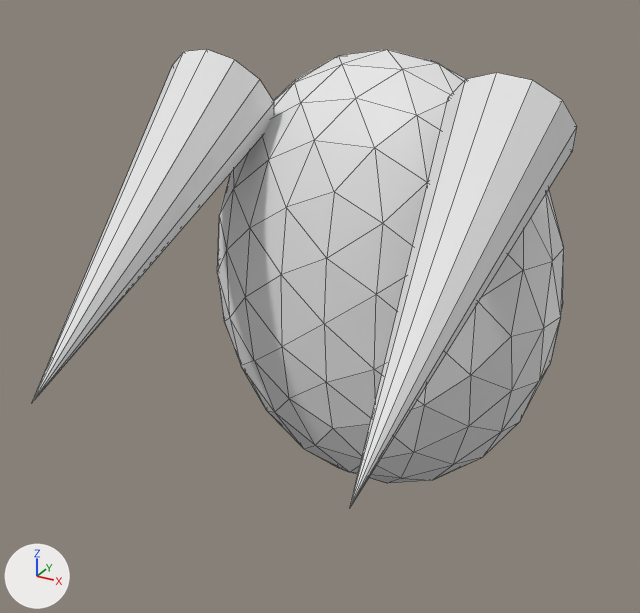
Before and after pictures for a commit that changed the glTF model assets/models/enemies/oni_mask_run.glb.
The view is the same before and after, from a 50 mm camera at (0.226, -0.513, 0.219) aimed at (-0.007, -0.089, 0.007). The lights are fixed; the arrows at lower left show +X, +Y and +Z. The first picture is the older version. Mesh edges are drawn as thin lines. Where no turn or scale is listed for an object, it has been applied to the vertices.

Before the edit, the objects in view are built like this:
```python
me_geometry_0 = bpy.data.meshes.new('geometry_0')
me_geometry_0.from_pydata(...)  # 190 vertices, 368 faces; spans x -0.125..0.125, y -0.24..0.057, z -0.147..0.149
ob_geometry_0 = bpy.data.objects.new('geometry_0', me_geometry_0)
ob_geometry_0.location = (0.0, 0.0, 0.0)
```
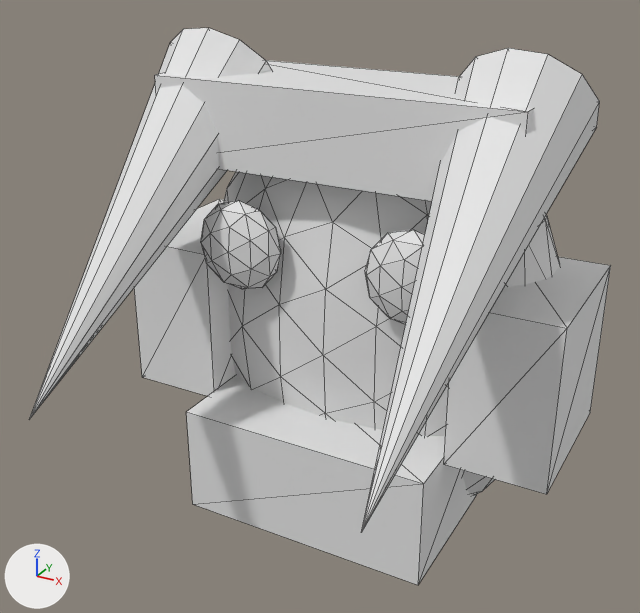
What changed in the scene script:
```text
Change me_geometry_0:
    used by ob_geometry_0; location = (0.0, 0.0, 0.0)
    remove me_geometry_0.from_pydata(...)  # 190 vertices, 368 faces; spans x -0.125..0.125, y -0.24..0.057, z -0.147..0.149
    add me_geometry_0.from_pydata(...)  # 346 vertices, 636 faces; spans x -0.14..0.14, y -0.239..0.048, z -0.171..0.16
    me_geometry_0 part 1: a new loose piece, an icosphere of 320 faces spanning x -0.123..0.123, y -0.098..0.048, z -0.171..0.131
    me_geometry_0 part 2: a new loose piece, an icosphere of 80 faces spanning x -0.083..-0.027, y -0.113..-0.087, z 0.012..0.068
    me_geometry_0 part 3: a new loose piece, an icosphere of 80 faces spanning x 0.027..0.083, y -0.113..-0.087, z 0.012..0.068
    me_geometry_0 part 4: the loose piece of 14 vertices spanning x -0.125..-0.055, y -0.24..-0.04, z -0.006..0.149 is multiplied about its middle by the matrix ((1.089, -0.033, 0.047), (0.035, 1.088, -0.056), (-0.045, 0.058, 1.088)), then moved by (-0.005, 0.006, 0.001)
    me_geometry_0 part 5: the loose piece of 14 vertices spanning x 0.055..0.125, y -0.24..-0.04, z -0.006..0.149 is multiplied about its middle by the matrix ((1.089, 0.033, -0.047), (-0.035, 1.088, -0.056), (0.045, 0.058, 1.088)), then moved by (0.005, 0.006, 0.001)
    me_geometry_0 part 6: a new loose piece, a box spanning x -0.11..0.11, y -0.1..-0.02, z 0.085..0.135
    me_geometry_0 part 7: a new loose piece, a box spanning x -0.14..-0.08, y -0.1..0.0, z -0.07..0.03
    me_geometry_0 part 8: a new loose piece, a box spanning x 0.08..0.14, y -0.1..0.0, z -0.07..0.03
    me_geometry_0 part 9: a new loose piece, a box spanning x -0.08..0.08, y -0.13..-0.03, z -0.135..-0.065
    me_geometry_0 part 10: the loose piece of 162 vertices spanning x -0.119..0.119, y -0.097..0.057, z -0.147..0.147 is deleted
    other edits to the shape of me_geometry_0 do not show in these pictures
```

Location of each change, (x1, y1, x2, y2) in pixels of the pictures (640 x 613 px; the box of a moved part takes in the faces that stretch with it):
'geometry_0', reshaped (7% wider, 22% taller): before (32, 49, 577, 507); after (30, 28, 611, 585)
part 1 of me_geometry_0, added: after (223, 172, 560, 495)
part 2 of me_geometry_0, added: after (201, 200, 281, 289)
part 3 of me_geometry_0, added: after (365, 230, 425, 325)
part 4 of me_geometry_0, moved or reshaped: before (32, 49, 274, 402); after (30, 28, 272, 418)
part 5 of me_geometry_0, moved or reshaped: before (350, 73, 577, 507); after (361, 48, 600, 532)
part 6 of me_geometry_0, added: after (155, 60, 533, 201)
part 7 of me_geometry_0, added: after (134, 199, 236, 396)
part 8 of me_geometry_0, added: after (444, 257, 611, 494)
part 9 of me_geometry_0, added: after (186, 375, 477, 585)
part 10 of me_geometry_0, deleted: before (217, 50, 564, 483)
